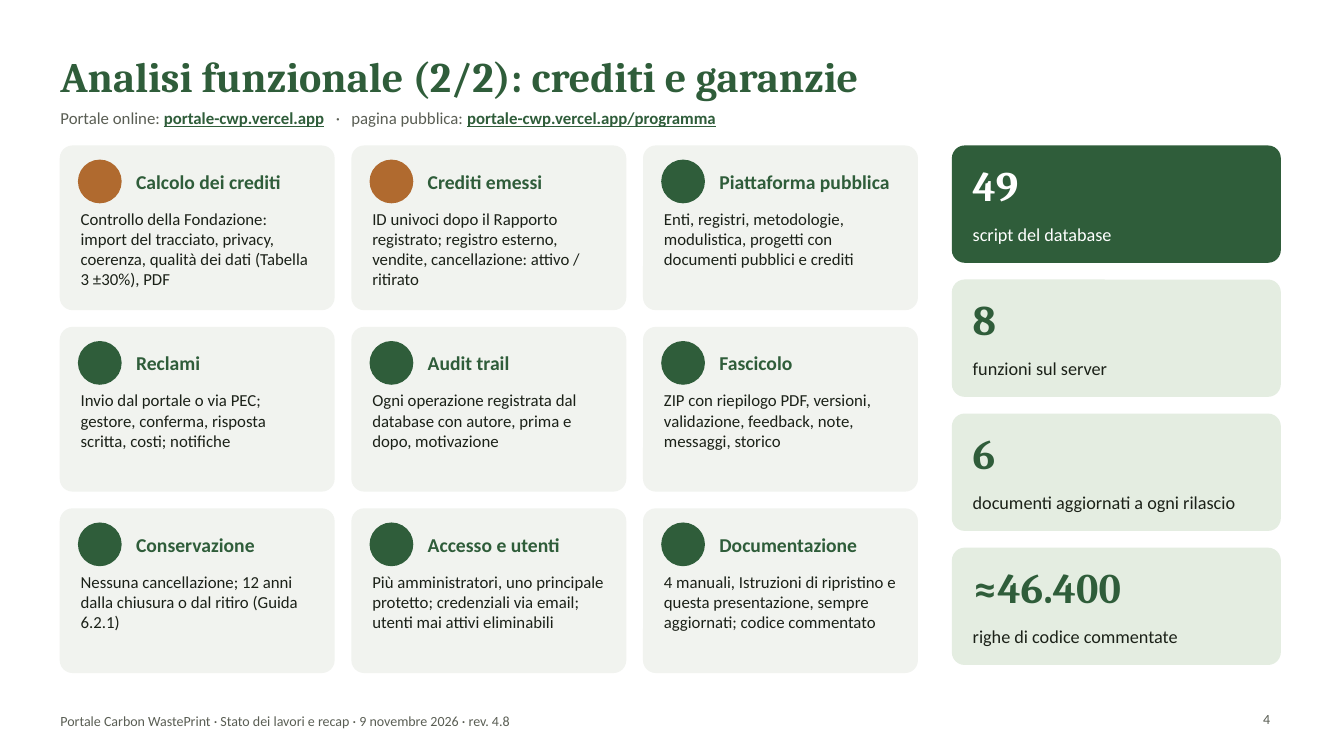
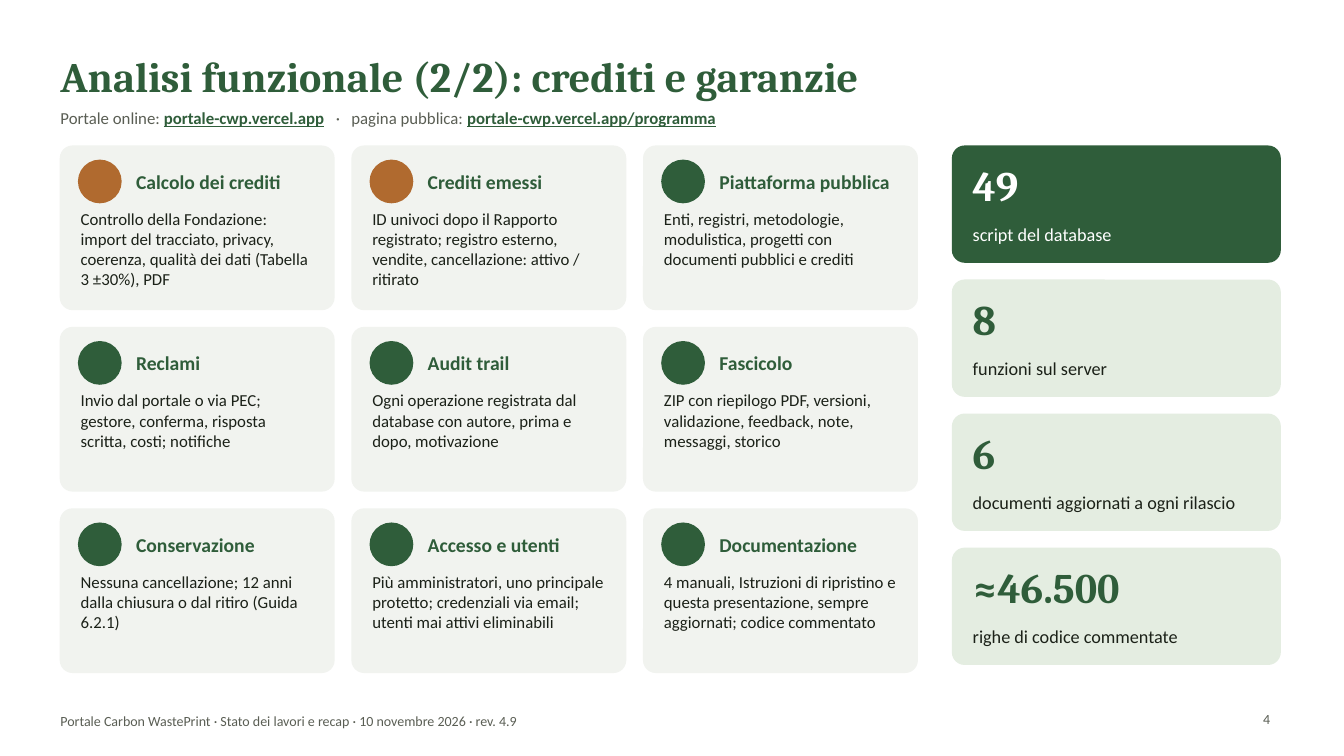
Before and after one commit to lucamorettioperate/portale-cwp, a slide deck: slide 4 of public/documentazione/Presentazione_Portale_CWP.pptx. Drawn at 1344x756 pixels with LibreOffice and Linux fonts; fonts in the diff are those of the drawing; background and template pictures are left out. Boxes give left, top, right and bottom in pixels: in the first picture for what was removed or moved away, otherwise in the second. Text is boxed around its words. In the diff, an @@ line names an element or a change of style, - is before the commit and + after.

```diff
--- a/public/documentazione/Presentazione_Portale_CWP.pptx
+++ b/public/documentazione/Presentazione_Portale_CWP.pptx
@@ text at (973,574,1120,604): text changed @@
-≈46.400
+≈46.500
@@ text at (60,716,517,729): text changed @@
-Portale Carbon WastePrint · Stato dei lavori e recap · 9 novembre 2026 · rev. 4.8
+Portale Carbon WastePrint · Stato dei lavori e recap · 10 novembre 2026 · rev. 4.9
```
Also in this commit, not shown: 18 other slides changed, 25 other files.
